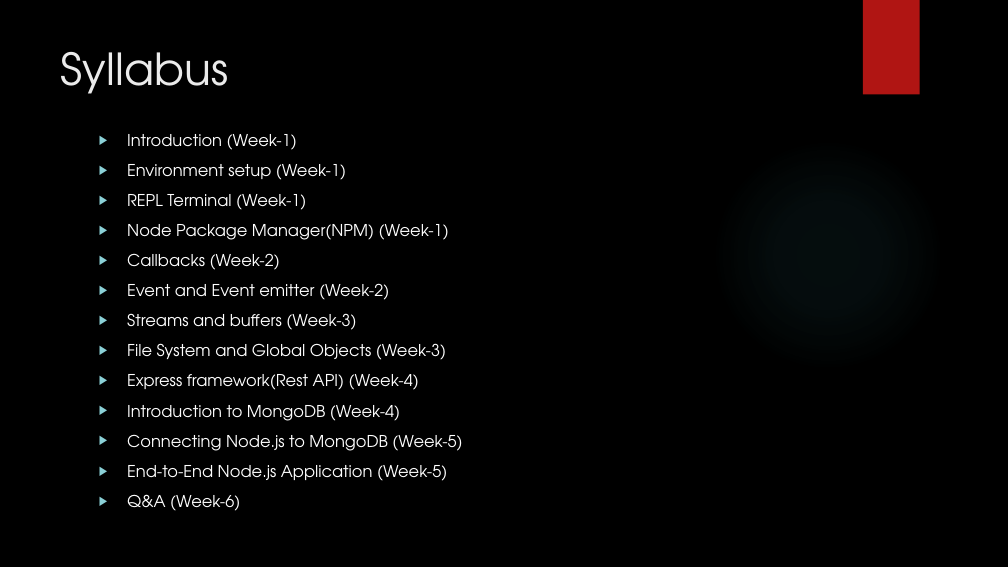
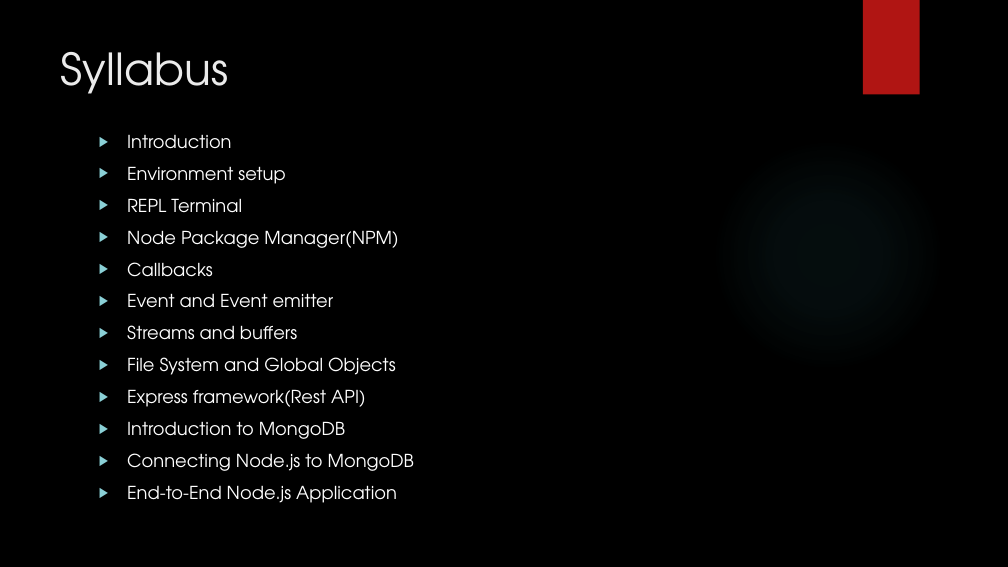
Before and after one commit to rrhegganni/nodejs-tutorials, a slide deck: slide 2 of node.pptx. Drawn at 1008x567 pixels with LibreOffice and Linux fonts; fonts in the diff are those of the drawing; background and template pictures are left out. Boxes give left, top, right and bottom in pixels: in the first picture for what was removed or moved away, otherwise in the second. Text is boxed around its words. In the diff, an @@ line names an element or a change of style, - is before the commit and + after.

Commit message:
added presentation

```diff
--- a/node.pptx
+++ b/node.pptx
@@ text at (127,134,414,503): text changed; size 15.5 to 17 pt @@
-▶ Introduction (Week-1)
-▶ Environment setup (Week-1)
-▶ REPL Terminal (Week-1)
-▶ Node Package Manager(NPM) (Week-1)
-▶ Callbacks (Week-2)
-▶ Event and Event emitter (Week-2)
-▶ Streams and buffers (Week-3)
-▶ File System and Global Objects (Week-3)
-▶ Express framework(Rest API) (Week-4)
-▶ Introduction to MongoDB (Week-4)
-▶ Connecting Node.js to MongoDB (Week-5)
-▶ End-to-End Node.js Application (Week-5)
-▶ Q&A (Week-6)
+▶ Introduction
+▶ Environment setup
+▶ REPL Terminal
+▶ Node Package Manager(NPM)
+▶ Callbacks
+▶ Event and Event emitter
+▶ Streams and buffers
+▶ File System and Global Objects
+▶ Express framework(Rest API)
+▶ Introduction to MongoDB
+▶ Connecting Node.js to MongoDB
+▶ End-to-End Node.js Application
```
